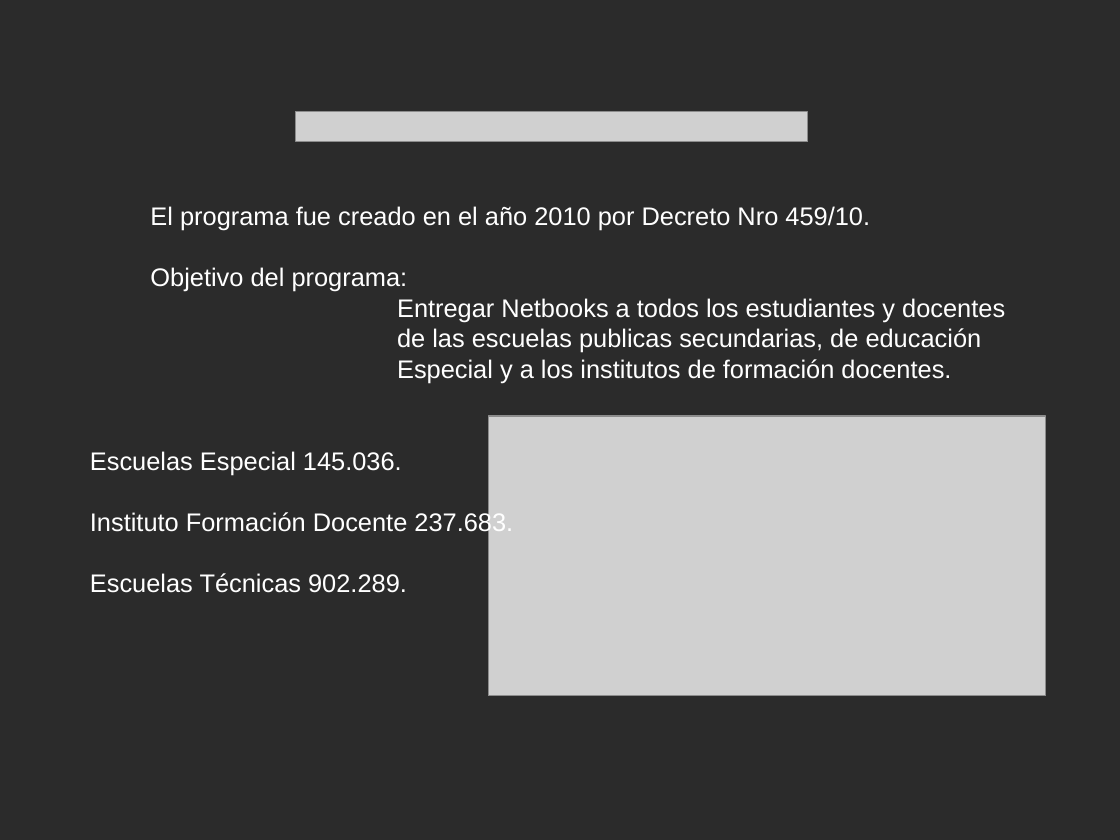
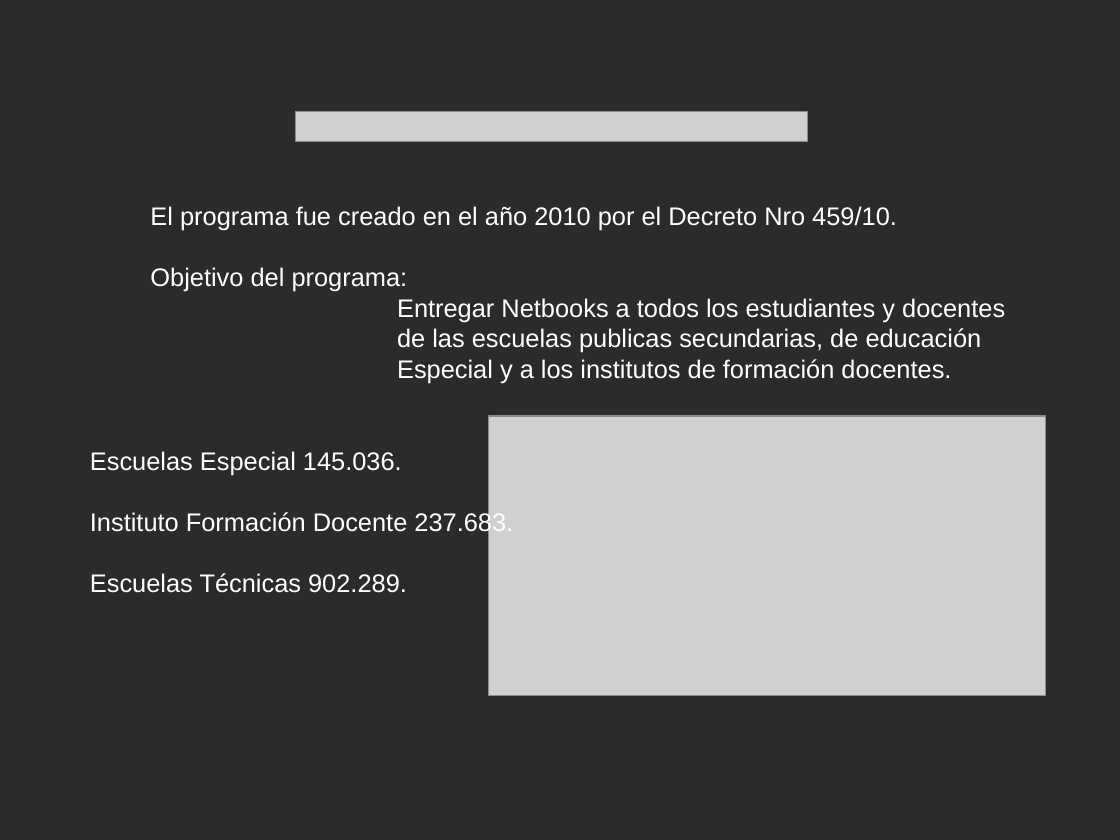
Before and after one commit to Estudiantina/Estudiantina, a slide deck: slide 3 of documentacion/presentacion/presentacion.odp. Drawn at 1120x840 pixels with LibreOffice and Linux fonts; fonts in the diff are those of the drawing; grey boxes stand for pictures; background and template pictures are left out; a plain dark background stands for a picture behind light text. Boxes give left, top, right and bottom in pixels: in the first picture for what was removed or moved away, otherwise in the second. Text is boxed around its words. In the diff, an @@ line names an element or a change of style, - is before the commit and + after.

```diff
--- a/documentacion/presentacion/presentacion.odp
+++ b/documentacion/presentacion/presentacion.odp
@@ text at [150, 206, 897, 231]: text changed @@
-El programa fue creado en el año 2010 por Decreto Nro 459/10.
+El programa fue creado en el año 2010 por el Decreto Nro 459/10.
```
Also in this commit, not shown: 2 other slides changed.
